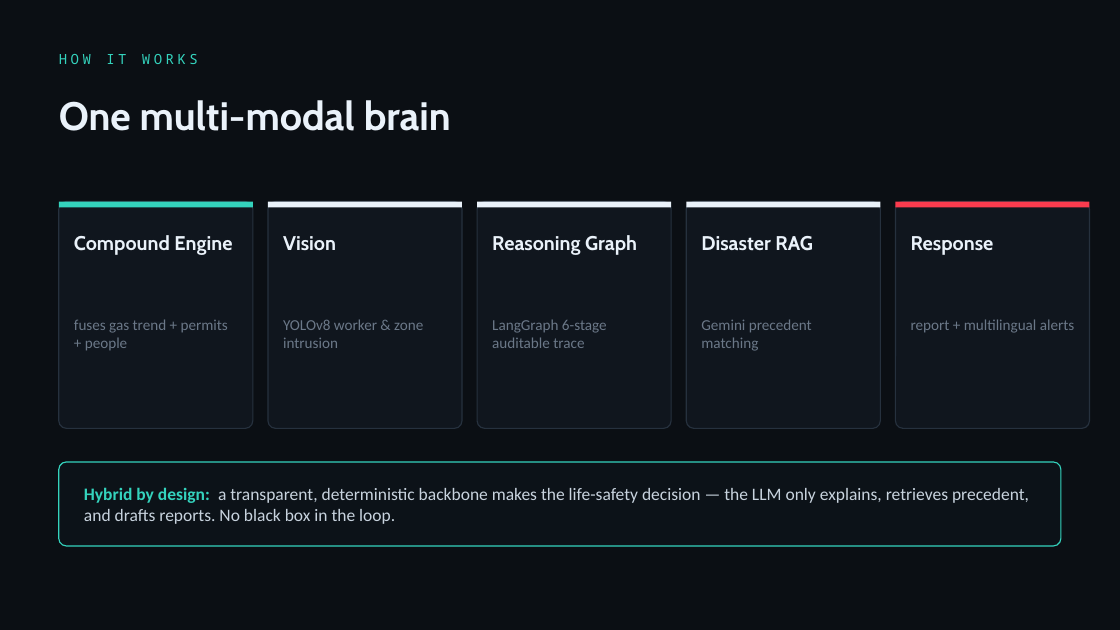
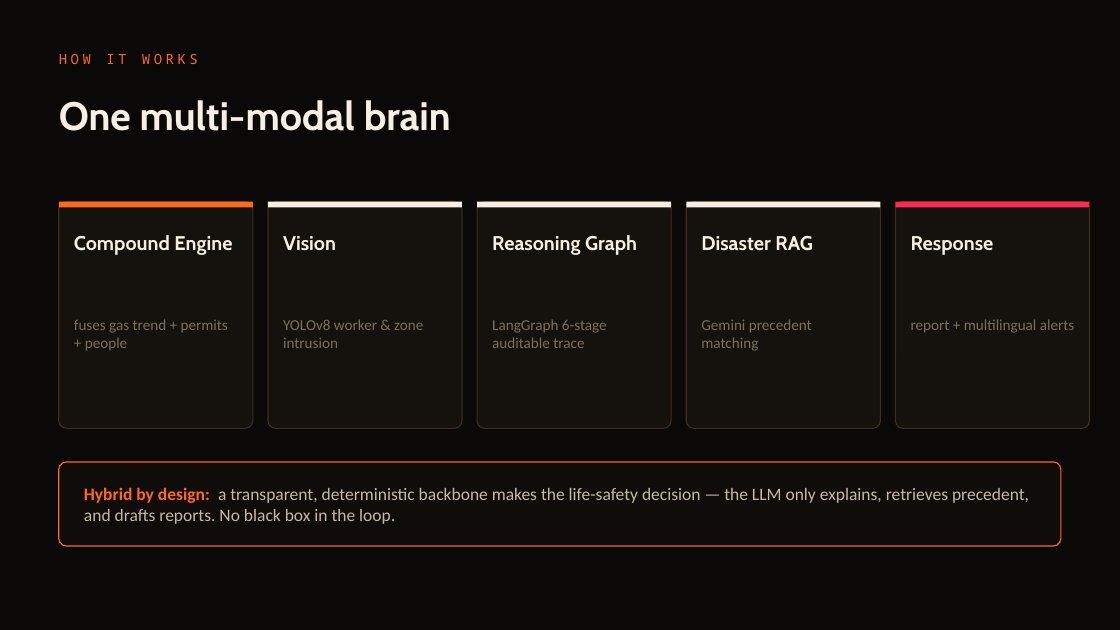
Before and after one commit to SaudSatopay/trinetra, a slide deck: slide 5 of docs/Trinetra_Deck.pptx. Drawn at 1120x630 pixels with LibreOffice and Linux fonts; fonts in the diff are those of the drawing. Boxes give left, top, right and bottom in pixels: in the first picture for what was removed or moved away, otherwise in the second. Text is boxed around its words. In the diff, an @@ line names an element or a change of style, - is before the commit and + after.

Commit message:
Align the deck to the Foundry palette + add the new capability slides
Repalette the pitch deck from the old teal-on-navy to the warm-ink / molten-orange
Foundry look the live control room and README now use — background, panels, the
molten-orange signature accent and the steel/amber/red risk ramp. No teal remains.

Add three slides for the capabilities shipped this round:
- Shift-left permit gate — the permit desk blocking a hot-work request that would
  complete the compound pattern (HIGH 80 -> CRITICAL 100), with the regulation-
  grounded conditions to issue safely.
- Fleet command — one engine across six plants, the live aggregate (6 plants /
  7 workers / 2 compound / +6 min lead) and the per-site board.
- Active-learning flywheel — the per-plant nuisance threshold with the locked
  recall guardrail (compound / HIGH / CRITICAL always page).

Now 17 slides. System fonts kept (Trebuchet / Consolas / Calibri) so it renders
reliably in PowerPoint. Headline numbers unchanged — engine untouched.

```diff
--- a/docs/Trinetra_Deck.pptx
+++ b/docs/Trinetra_Deck.pptx
@@ background #0B0F14 to #0B0908 @@
@@ text "HOW IT WORKS" at (x1=59, y1=54, x2=198, y2=64): text colour #34D3BD to #FF6A1A @@
@@ rectangle at (x1=59, y1=202, x2=253, y2=208): fill #34D3BD to #FF6A1A @@
@@ fill #EAF2FA to #F7EFE1 in 3 elements at (x1=268, y1=202, x2=462, y2=208), (x1=477, y1=202, x2=671, y2=208), (x1=686, y1=202, x2=881, y2=208) @@
@@ fill #10161E to #15110D; outline #26313E 1 pt to #3B2E22 1 pt in 5 elements at (x1=59, y1=202, x2=253, y2=429), (x1=268, y1=202, x2=462, y2=429), (x1=477, y1=202, x2=671, y2=429), (x1=686, y1=202, x2=881, y2=429), (x1=896, y1=202, x2=1090, y2=429) @@
@@ rectangle at (x1=896, y1=202, x2=1090, y2=208): fill #FB3B4E to #FF2B4E @@
@@ text colour #EAF2FA to #F7EFE1 in 6 elements at (x1=59, y1=100, x2=451, y2=131), (x1=74, y1=235, x2=232, y2=255), (x1=283, y1=236, x2=336, y2=250), (x1=492, y1=235, x2=637, y2=255), (x1=701, y1=236, x2=813, y2=251), (x1=911, y1=236, x2=994, y2=255) @@
@@ text colour #6B7888 to #7C6F5E in 5 elements at (x1=74, y1=319, x2=228, y2=351), (x1=283, y1=319, x2=423, y2=348), (x1=492, y1=319, x2=607, y2=348), (x1=701, y1=319, x2=812, y2=351), (x1=911, y1=319, x2=1075, y2=333) @@
@@ rounded rectangle at (x1=59, y1=462, x2=1061, y2=546): fill #0C1218 to #100C09; outline #34D3BD 1 pt to #FF6A1A 1 pt @@
@@ text "Hybrid by design: a transparent, ..." at (x1=84, y1=487, x2=1029, y2=524): text colour #34D3BD to #FF6A1A in "Hybrid by design:"; text colour #C8D3DE to #C6B9A6 @@
```
Also in this commit, not shown: 13 other slides changed, 3 slides added, 1 other file.
